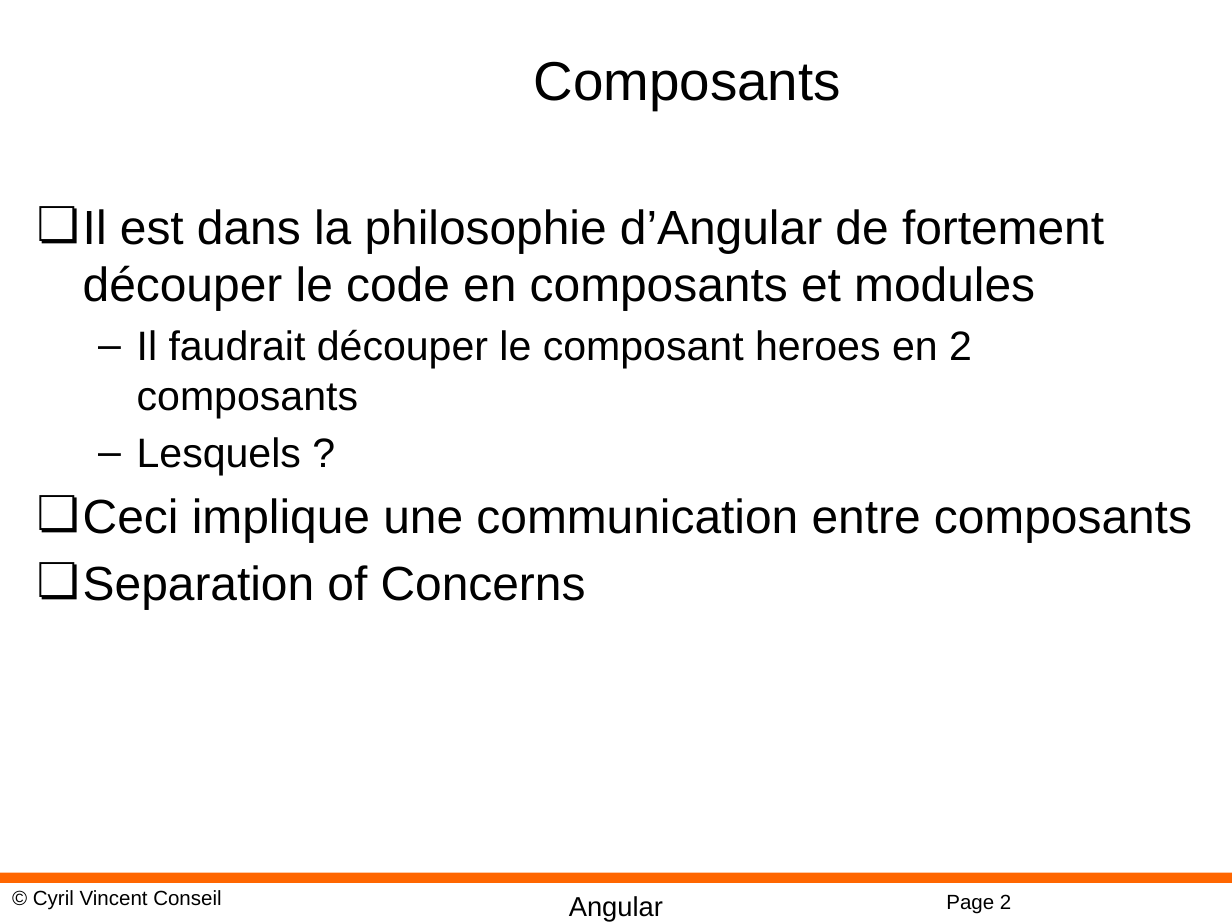
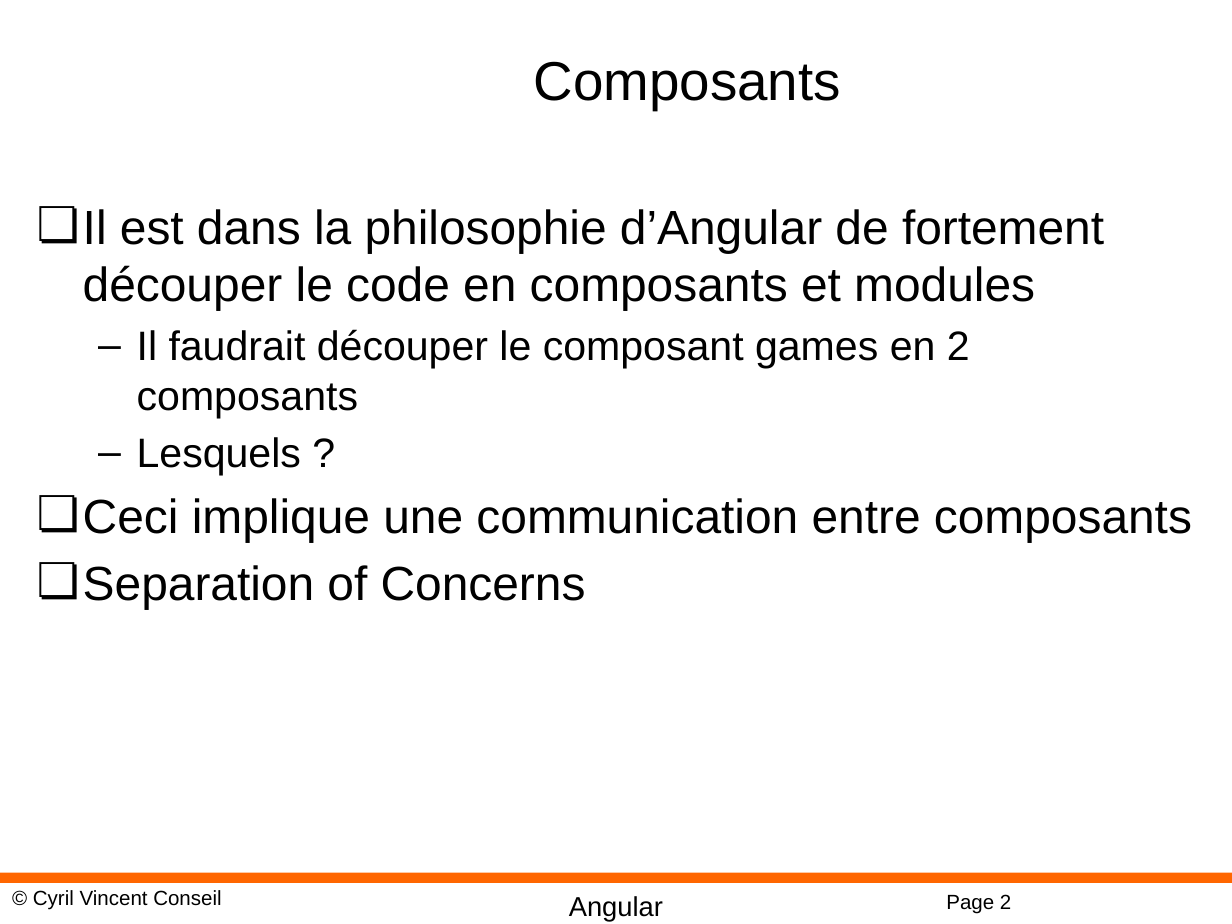
Before and after one commit to cyrilvincent/angular, a slide deck: slide 2 of PPT/Angular12-Components.pptx. Drawn at 1232x924 pixels with LibreOffice and Linux fonts; fonts in the diff are those of the drawing; background and template pictures are left out. Boxes give left, top, right and bottom in pixels: in the first picture for what was removed or moved away, otherwise in the second. Text is boxed around its words. In the diff, an @@ line names an element or a change of style, - is before the commit and + after.

```diff
--- a/PPT/Angular12-Components.pptx
+++ b/PPT/Angular12-Components.pptx
@@ text at (x1=137, y1=329, x2=970, y2=418): text changed @@
-  – Il faudrait découper le composant heroes en 2 composants
+  – Il faudrait découper le composant games en 2 composants
```
Also in this commit, not shown: 2 other slides changed, 7 slides removed, 51 other files.
